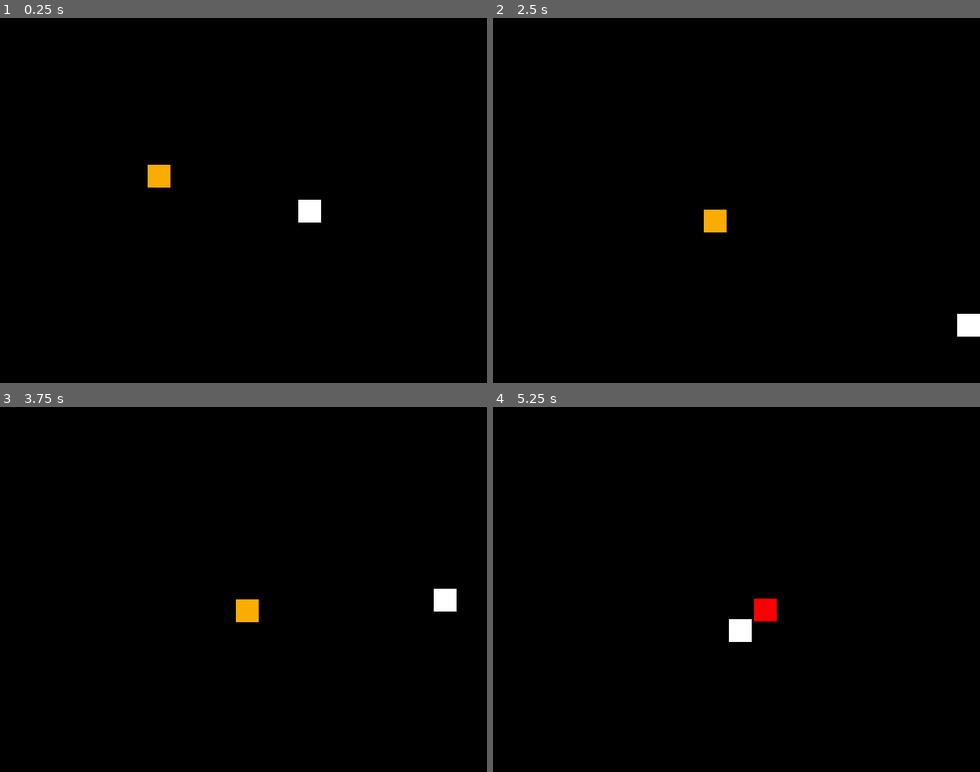
Above: before the commit, frames 1-4 (two rows, left to right).
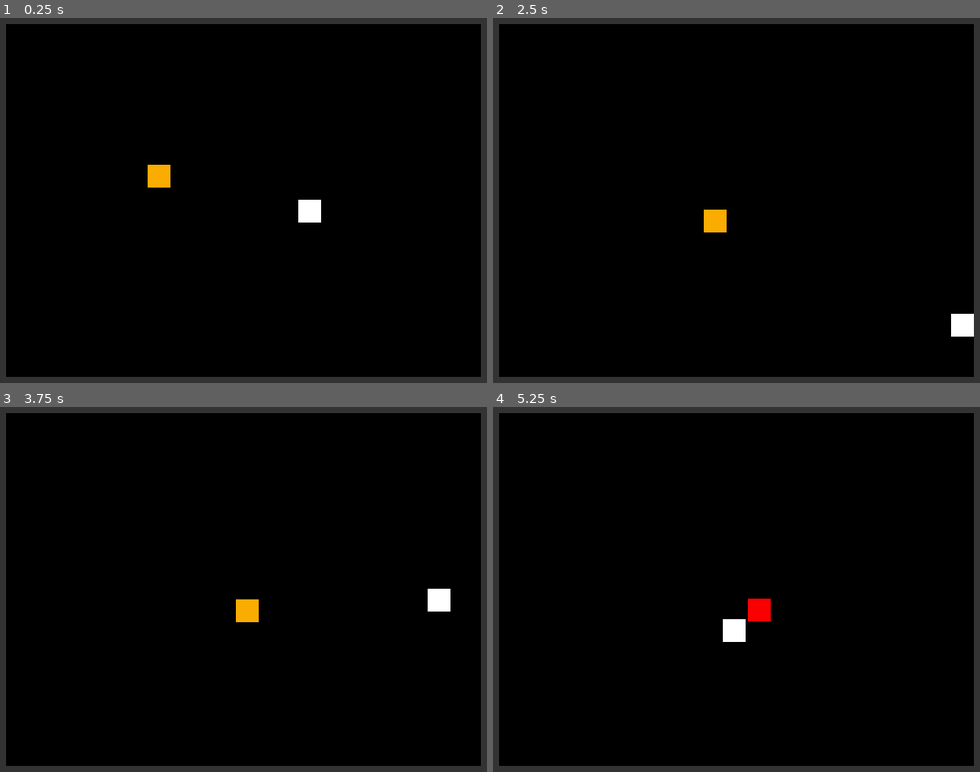
Above: after the commit, the same moments.

Repository: ucfx/godot-fsm-example
Game: Godot game, scene res://Level.tscn
Same seed, same stepped clock (60 frames per second), same inputs: the game is played once before the commit and once after it.
Inputs:
- Up to frame 1 (0.25 s): no input
- Up to frame 2 (2.5 s): hold Right (right) 0.53-1.28 s; hold Down (down) 1.28-2.03 s; hold Right (right) from 2.03 s (still down)
- Up to frame 3 (3.75 s): release Right (right) at 2.78 s; hold Up (up) 2.78-3.53 s; hold Left (left) from 3.53 s (still down)
- Up to frame 4 (5.25 s): release Left (left) at 5.03 s; hold Down (down) from 5.03 s (still down)

The runs differ from the first frame. In frame 1, 5.8% of the frame differs, in the area x 0-100%, y 0-100%; in frame 2, 5.8%; in frame 3, 5.9%; in frame 4, 6.1%.

Commit message:
Update level scene

Diff:
--- a/Level.tscn
+++ b/Level.tscn
@@ -22,19 +22,47 @@
 collision_mask = 3
 
 [node name="Environment" type="CollisionShape2D" parent="StaticBody2D"]
-position = Vector2(-7.8125, 238)
+position = Vector2(0.1875, 238)
 shape = SubResource("RectangleShape2D_t7iv1")
 
 [node name="Environment2" type="CollisionShape2D" parent="StaticBody2D"]
-position = Vector2(647.875, 238)
+position = Vector2(639.875, 238)
 shape = SubResource("RectangleShape2D_t7iv1")
 
 [node name="Environment3" type="CollisionShape2D" parent="StaticBody2D"]
-position = Vector2(322.5, -10)
+position = Vector2(322.5, -2)
 shape = SubResource("RectangleShape2D_2nifc")
 
 [node name="Environment4" type="CollisionShape2D" parent="StaticBody2D"]
-position = Vector2(322.5, 490)
+position = Vector2(322.5, 482)
 shape = SubResource("RectangleShape2D_2nifc")
 
+[node name="ColorRect" type="ColorRect" parent="StaticBody2D"]
+offset_left = -8.0
+offset_top = -20.0
+offset_right = 8.0
+offset_bottom = 494.0
+color = Color(0.20033, 0.20033, 0.20033, 1)
+
+[node name="ColorRect2" type="ColorRect" parent="StaticBody2D"]
+offset_left = 632.0
+offset_top = -20.0
+offset_right = 648.0
+offset_bottom = 494.0
+color = Color(0.20033, 0.20033, 0.20033, 1)
+
+[node name="ColorRect3" type="ColorRect" parent="StaticBody2D"]
+offset_left = -7.0
+offset_top = -12.0
+offset_right = 655.0
+offset_bottom = 8.0
+color = Color(0.20033, 0.20033, 0.20033, 1)
+
+[node name="ColorRect4" type="ColorRect" parent="StaticBody2D"]
+offset_left = -7.0
+offset_top = 472.0
+offset_right = 655.0
+offset_bottom = 492.0
+color = Color(0.20033, 0.20033, 0.20033, 1)
+
 [connection signal="child_entered_tree" from="StaticBody2D" to="." method="_on_static_body_2d_child_entered_tree"]
Binary file removed: dist/index.apple-touch-icon.png
Not shown, removed: dist/index.apple-touch-icon.png.import
Binary file removed: dist/index.icon.png
Not shown, removed: dist/index.icon.png.import
Binary file removed: dist/index.png
Not shown, removed: dist/index.png.import
Not shown, added: export_presets.cfg
Not shown, removed: dist/index.audio.position.worklet.js
Not shown, removed: dist/index.audio.worklet.js
Not shown, removed: dist/index.html
Not shown, removed: dist/index.js
Not shown, removed: dist/index.pck
(and 1 more such lines)
